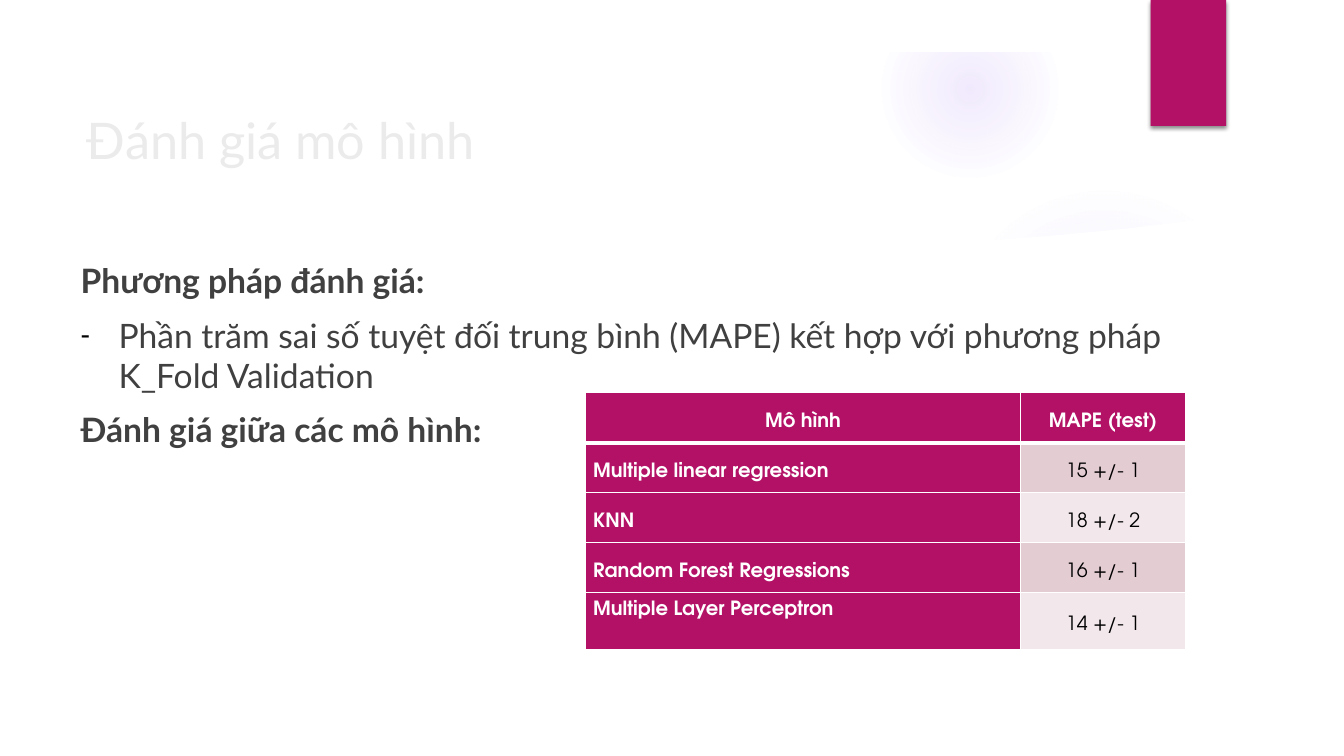
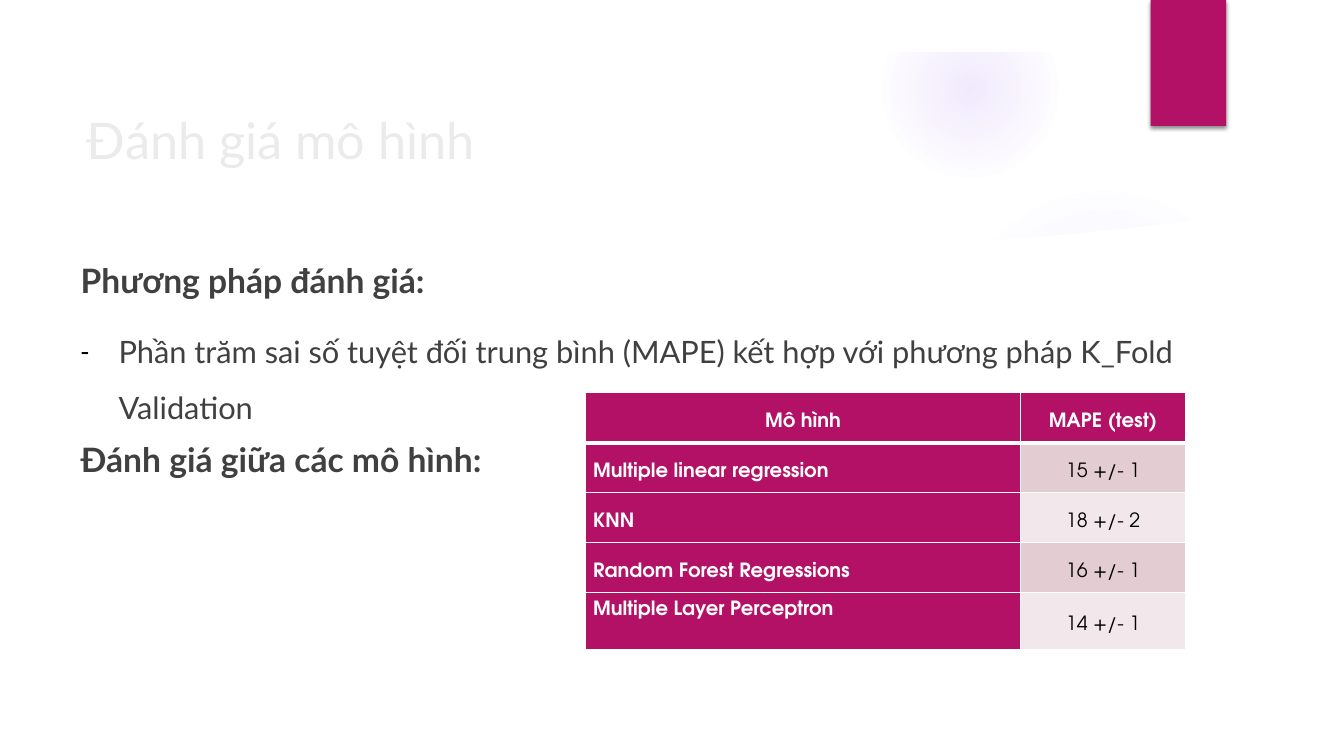
Before and after one commit to DesertFoxee/ai_room_price_prediction, a slide deck: slide 20 of Slide.pptx. Drawn at 1344x756 pixels with LibreOffice and Linux fonts; fonts in the diff are those of the drawing; background and template pictures are left out. Boxes give left, top, right and bottom in pixels: in the first picture for what was removed or moved away, otherwise in the second. Text is boxed around its words. In the diff, an @@ line names an element or a change of style, - is before the commit and + after.

```diff
--- a/Slide.pptx
+++ b/Slide.pptx
@@ text at <box>119,338,1172,420</box>: size 24 to 22 pt in "Phần trăm sai số tuyệt đối trung ..."; line spacing 1 to 1.5 @@
```
Also in this commit, not shown: 3 other slides changed.
